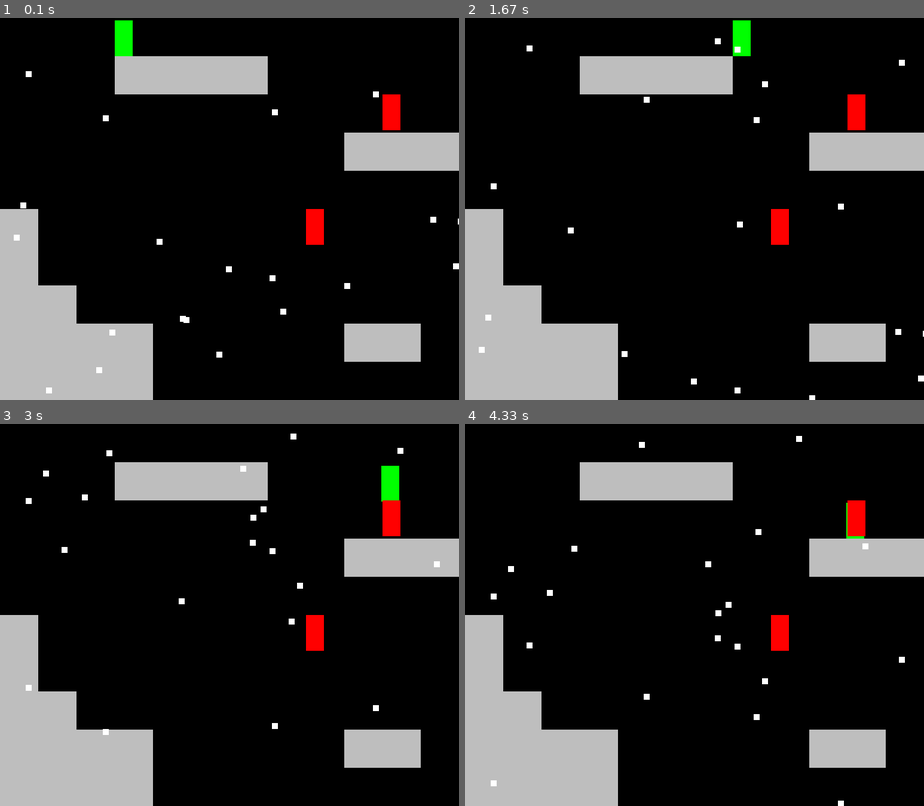
Above: before the commit, frames 1-4 (two rows, left to right).
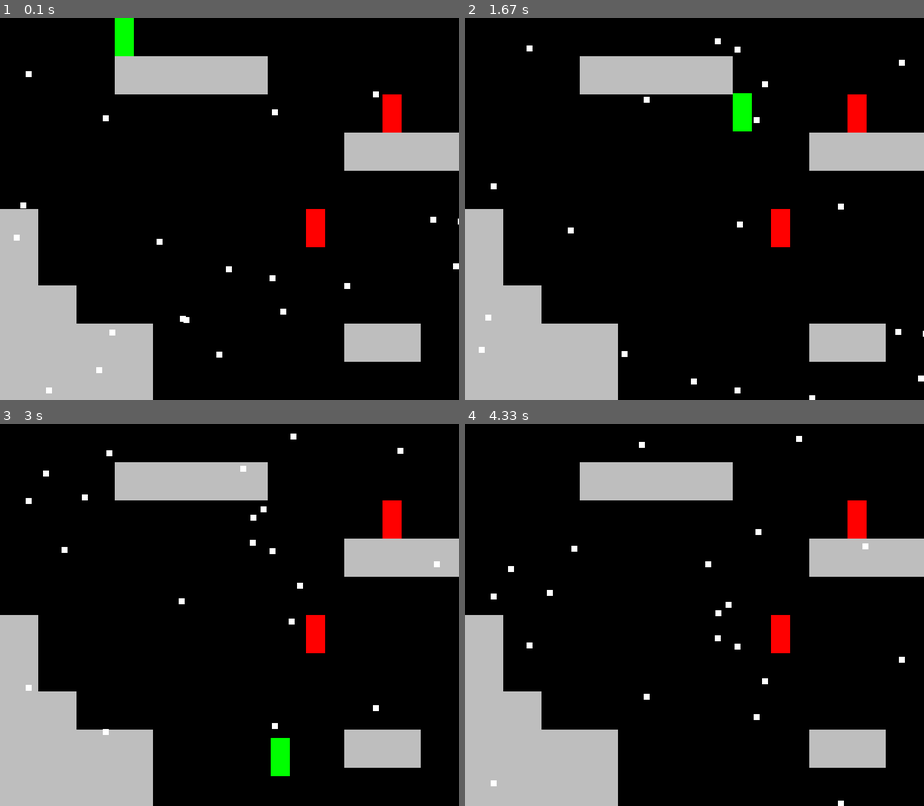
Above: after the commit, the same moments.

Repository: msaelices/pygames-experiments
Game: pygame game, started from frozen-platformer/main.py
Same seed, same stepped clock (60 frames per second), same inputs: the game is played once before the commit and once after it.
Inputs:
- Up to frame 1 (0.1 s): no input
- Up to frame 2 (1.67 s): hold Right 0.33-0.8 s; hold Right 0.83-1.3 s; tap Space at 0.9, 1.2, 1.4 s; hold Left from 1.33 s (still down)
- Up to frame 3 (3 s): tap Space at 1.7, 1.97, 2.27, 2.4, 2.7 s; release Left at 1.87 s; hold Left 1.9-2.3 s; hold Right 2.33-2.97 s
- Up to frame 4 (4.33 s): no input

The runs differ from the first frame. In frame 1, 0.2% of the frame differs, in the area x 25-88%, y 0-60%; in frame 2, 0.9%; in frame 3, 0.9%, in the area x 58-88%, y 10-93%; in frame 4, 0.1%.

Commit message:
Slightly better collision detection logic

Diff:
--- a/frozen-platformer/config.py
+++ b/frozen-platformer/config.py
@@ -4,3 +4,4 @@
 SCREEN_HEIGHT = TILE_SIZE * 10
 SPEED = 5
 JUMP_SPEED = 20
+OVERLAP_THRESHOLD = 10
--- a/frozen-platformer/sprites.py
+++ b/frozen-platformer/sprites.py
@@ -5,7 +5,7 @@
 from pygame.sprite import Sprite
 
 from config import (
-    JUMP_SPEED, SCREEN_HEIGHT, SCREEN_WIDTH, SPEED,
+    JUMP_SPEED, OVERLAP_THRESHOLD, SCREEN_HEIGHT, SCREEN_WIDTH, SPEED, TILE_SIZE
 )
 
 class Tile(Sprite):
@@ -53,18 +53,20 @@
         self.rect.y += self.vel_y
         tiles_hit = pygame.sprite.spritecollide(self, level.tiles, False)
         for tile in tiles_hit:
-            if self.vel_x > 0:
-                self.rect.right = tile.rect.left
+            rect = self.rect
+            t_rect = tile.rect
+            if abs(rect.right - t_rect.left) < OVERLAP_THRESHOLD and self.vel_x > 0:
+                self.rect.right = t_rect.left
                 self.vel_x = 0
-            elif self.vel_x < 0:
-                self.rect.left = tile.rect.right
+            elif abs(rect.left - t_rect.right) < OVERLAP_THRESHOLD and self.vel_x < 0:
+                self.rect.left = t_rect.right
                 self.vel_x = 0
-            if self.vel_y > 0:
-                self.rect.bottom = tile.rect.top
+            if abs(rect.bottom - t_rect.top) < OVERLAP_THRESHOLD and self.vel_y > 0:
+                self.rect.bottom = t_rect.top
                 self.vel_y = 0
                 self.in_ground = True
-            elif self.vel_y < 0:
-                self.rect.top = tile.rect.bottom
+            elif abs(rect.top - t_rect.bottom) < OVERLAP_THRESHOLD and self.vel_y < 0:
+                self.rect.top = t_rect.bottom
                 self.vel_y = 0
 
     def draw(self, surface: Surface):
@@ -97,12 +99,12 @@
 
 class Enemy(Entity):
     color = 'red'
-    size = (30, 60)
+    size = (TILE_SIZE // 2, TILE_SIZE)
 
 
 class Player(Entity):
     color = 'green'
-    size = (30, 60)
+    size = (TILE_SIZE // 2, TILE_SIZE)
 
     def move_left(self):
         self.vel_x = -SPEED
